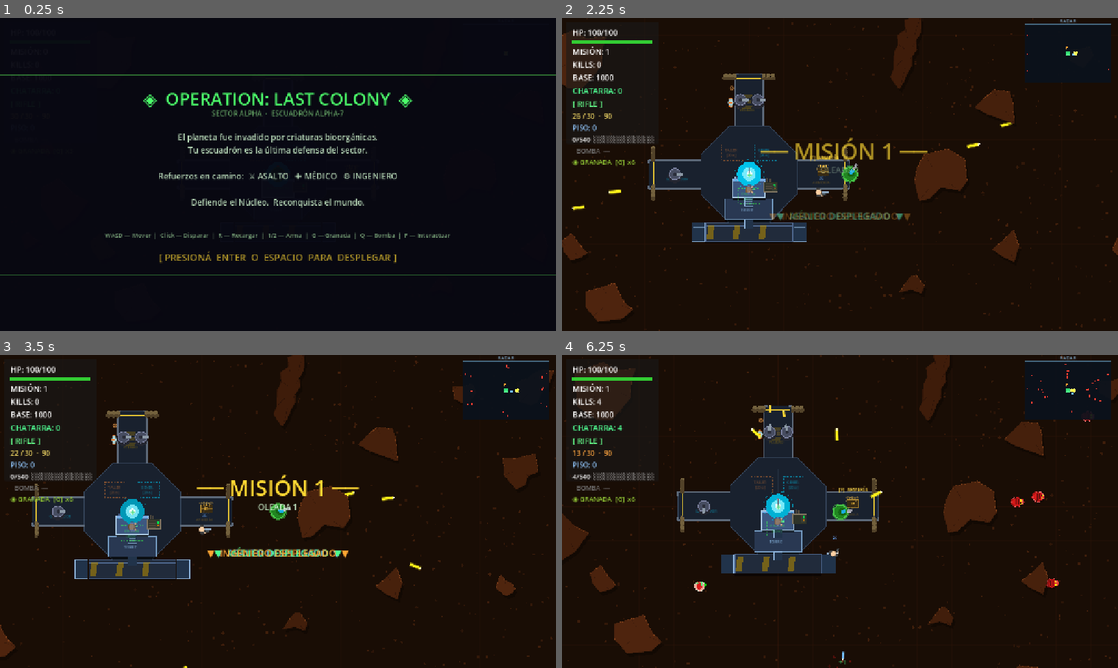
Above: before the commit, frames 1-4 (two rows, left to right).
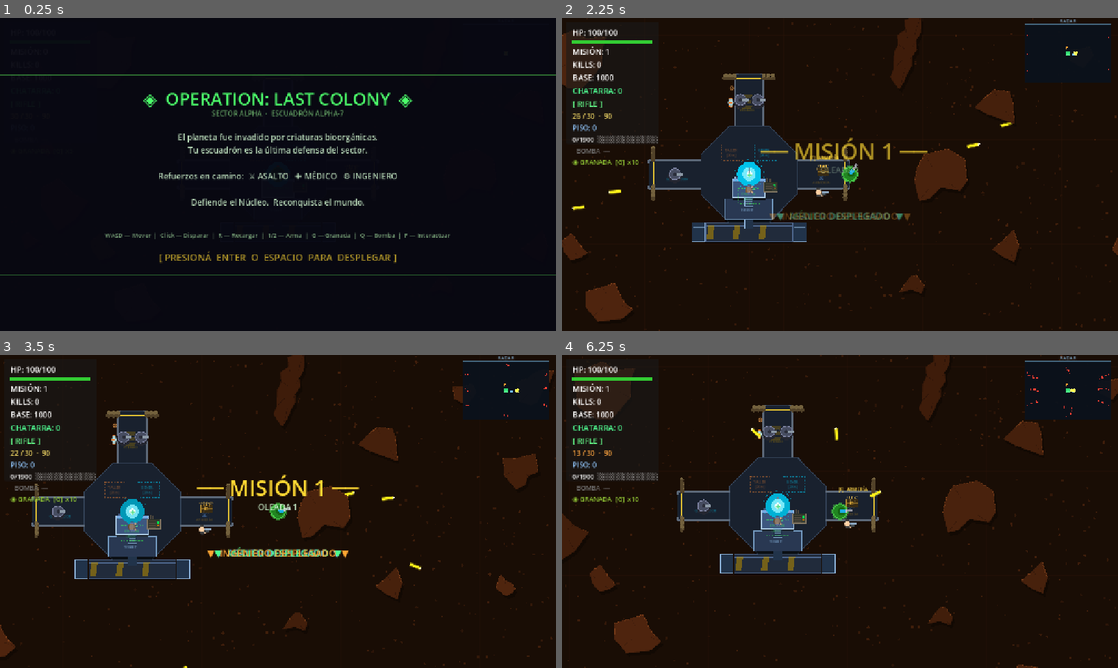
Above: after the commit, the same moments.

Repository: enriquecordero/last-colony
Game: Godot game, scene res://scenes/main.tscn
The game is run twice, just before and just after one commit, with the same random seed, the same clock (stepped at 60 frames per second) and the same inputs. This scene is started directly instead of the project's main scene.
Inputs (mouse positions are in pixels of both pictures, inside the frame that each line leads up to):
- Up to frame 1 (0.25 s): no input
- Up to frame 2 (2.25 s): tap Enter at 0.5, 2.1 s; move the mouse to (962, 158) at 0.52 s; hold Right (ui_right) 0.53-1.25 s; tap F at 0.6 s; click (962, 158) at 0.67 s; tap Space at 0.77 s; drag from (728, 190) to (945, 152) at 1.27 s; move the mouse to (895, 105) at 2.02 s; hold Right (ui_right) from 2.03 s (still down)
- Up to frame 3 (3.5 s): release Right (ui_right) at 2.75 s; drag from (250, 574) to (511, 455) at 2.77 s
- Up to frame 4 (6.25 s): move the mouse to (1006, 558) at 3.52 s; hold Left (ui_left) 3.53-4.25 s; tap B at 3.6 s; tap Space at 3.77 s; drag from (673, 464) to (756, 433) at 4.27 s; move the mouse to (867, 511) at 5.02 s; hold Down (ui_down) 5.03-5.75 s; tap N at 5.1 s; click (867, 511) at 5.17 s; drag from (756, 433) to (1001, 492) at 5.77 s

The runs differ from the first frame. In frame 2, 0.2% of the frame differs, in the area x 3-99%, y 6-47%; in frame 3, 0.2%; in frame 4, 2.5%, in the area x 0-100%, y 0-100%.
Error in both runs: Cannot call method 'queue_free' on a null value. (res://scripts/main.gd:466)

Commit message:
Balance: slow enemy horde, more HP, massive wave counts
- larva base HP 10→70 (3 rifle shots), speed 75→52
- saltadora 30→90, volador 30→80, escupidor 60→130
- explosivo 55→110, corruptor 95→180, excavador 65→140, blindado 400→650
- Wave counts tripled (normal: 1500+wave*400, survival: 2500+wave*700)
- Wave speed halved (90+wave*10) — slow wall pressure, not speed pressure
- Spawn interval tightened (0.006 normal, 0.004 survival)
- hp_mult scaling reduced (enemies already tough at base)
- Start with 5 grenades, replenish 3/wave up to cap 10

Co-Authored-By: Claude Sonnet 4.6 <noreply@anthropic.com>

Diff:
--- a/scripts/blindado.gd
+++ b/scripts/blindado.gd
@@ -12,7 +12,7 @@
 var _stuck_t:   float   = 0.0
 
 func _ready() -> void:
-	max_hp       = 400
+	max_hp       = 650
 	melee_damage = 40
 	body_color   = Color(0.3, 0.32, 0.38)
 	body_radius  = 20.0
--- a/scripts/corruptor.gd
+++ b/scripts/corruptor.gd
@@ -5,7 +5,7 @@
 
 func _ready() -> void:
 	_is_aerial   = true
-	max_hp       = 95
+	max_hp       = 180
 	melee_damage = 12
 	body_color   = Color(0.52, 0.85, 0.12)
 	body_radius  = 14.0
--- a/scripts/escupidor.gd
+++ b/scripts/escupidor.gd
@@ -8,7 +8,7 @@
 var _shoot_cd: float = 0.0
 
 func _ready() -> void:
-	max_hp       = 60
+	max_hp       = 130
 	melee_damage = 6
 	body_color   = Color(0.62, 0.12, 0.78)
 	body_radius  = 11.0
--- a/scripts/excavador.gd
+++ b/scripts/excavador.gd
@@ -3,7 +3,7 @@
 var is_excavador: bool = true  # main.gd lo usa para spawn interior
 
 func _ready() -> void:
-	max_hp       = 65
+	max_hp       = 140
 	melee_damage = 18
 	body_color   = Color(0.45, 0.18, 0.58)
 	body_radius  = 14.0
--- a/scripts/explosivo.gd
+++ b/scripts/explosivo.gd
@@ -8,7 +8,7 @@
 var _primed: bool  = false
 
 func _ready() -> void:
-	max_hp       = 55
+	max_hp       = 110
 	melee_damage = 0
 	body_color   = Color(0.85, 0.42, 0.05)
 	body_radius  = 13.0
--- a/scripts/larva.gd
+++ b/scripts/larva.gd
@@ -4,12 +4,12 @@
 
 const DAMAGE_INTERVAL = 0.5
 
-var max_hp:       int   = 10
+var max_hp:       int   = 70
 var melee_damage: int   = 5
 var body_color:   Color = Color(0.85, 0.1, 0.1)
 var body_radius:  float = 12.0
 
-var speed:            float   = 75.0
+var speed:            float   = 52.0
 var hp:               int     = -1
 var player:           Node2D
 var base_pos:         Vector2 = Vector2.ZERO
--- a/scripts/main.gd
+++ b/scripts/main.gd
@@ -118,7 +118,7 @@
 var _shake:       float = 0.0
 
 var _bomb_count:    int  = 0
-var _grenade_count: int  = 3
+var _grenade_count: int  = 5
 var _grenade_mode:  bool = false
 var _sats_activated:   int = 0
 var _caches_collected: int = 0
@@ -1245,7 +1245,7 @@
 	_build_phase_time   = BUILD_PHASE_TIME
 	_healed_this_phase  = false
 	var grenade_bonus := 1 if (is_instance_valid(_fortress) and _fortress.has_station(Fortress.StationType.GENERATOR)) else 0
-	_grenade_count      = mini(_grenade_count + 2 + grenade_bonus, 6)
+	_grenade_count      = mini(_grenade_count + 3 + grenade_bonus, 10)
 	_grenade_mode       = false
 	MusicPlayer.set_mode(MusicPlayer.Mode.BUILD)
 	_hud.show_build_phase(int(BUILD_PHASE_TIME))
@@ -1598,19 +1598,19 @@
 	var is_stage2:   bool  = StageManager.selected_mission_id.begins_with("stage2")
 	var is_stage3:   bool  = StageManager.selected_mission_id.begins_with("stage3")
 
-	var hp_mult:  float = 1.0 + (_wave - 1) * (0.65 if is_survival else 0.48)
-	var base_spd: float = (200.0 + (_wave - 1) * 40.0) if is_survival else (180.0 + (_wave - 1) * 30.0)
-	var count:    int   = (750 + _wave * 350) if is_survival else (400 + _wave * 140)
-	var interval: float = 0.006 if is_survival else 0.011
+	var hp_mult:  float = 1.0 + (_wave - 1) * (0.32 if is_survival else 0.22)
+	var base_spd: float = (100.0 + (_wave - 1) * 12.0) if is_survival else (90.0 + (_wave - 1) * 10.0)
+	var count:    int   = (2500 + _wave * 700) if is_survival else (1500 + _wave * 400)
+	var interval: float = 0.004 if is_survival else 0.006
 	if is_stage2:
-		hp_mult  *= 1.35
-		base_spd *= 1.20
-		count     = int(count * 1.30)
+		hp_mult  *= 1.20
+		base_spd *= 1.10
+		count     = int(count * 1.50)
 	if is_stage3:
-		hp_mult  *= 1.75
-		base_spd *= 1.45
-		count     = int(count * 1.55)
-		interval  = maxf(interval * 0.75, 0.004)
+		hp_mult  *= 1.45
+		base_spd *= 1.22
+		count     = int(count * 1.80)
+		interval  = maxf(interval * 0.80, 0.003)
 
 	_wave_total = count
 	_killed     = 0
--- a/scripts/saltadora.gd
+++ b/scripts/saltadora.gd
@@ -1,7 +1,7 @@
 extends "res://scripts/larva.gd"
 
 func _ready() -> void:
-	max_hp       = 30
+	max_hp       = 90
 	melee_damage = 12
 	body_color   = Color(0.95, 0.45, 0.05)
 	body_radius  = 9.0
--- a/scripts/volador.gd
+++ b/scripts/volador.gd
@@ -2,7 +2,7 @@
 
 func _ready() -> void:
 	_is_aerial   = true
-	max_hp       = 30
+	max_hp       = 80
 	melee_damage = 8
 	body_color   = Color(0.60, 0.08, 0.90)
 	body_radius  = 9.0
